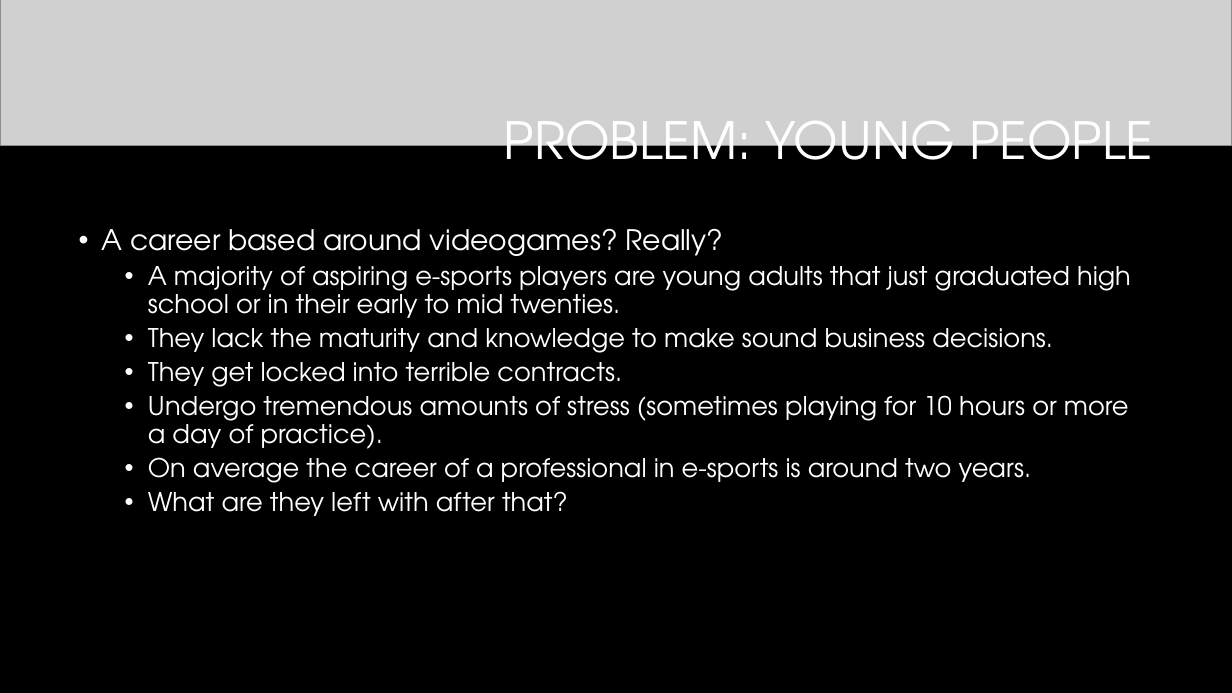
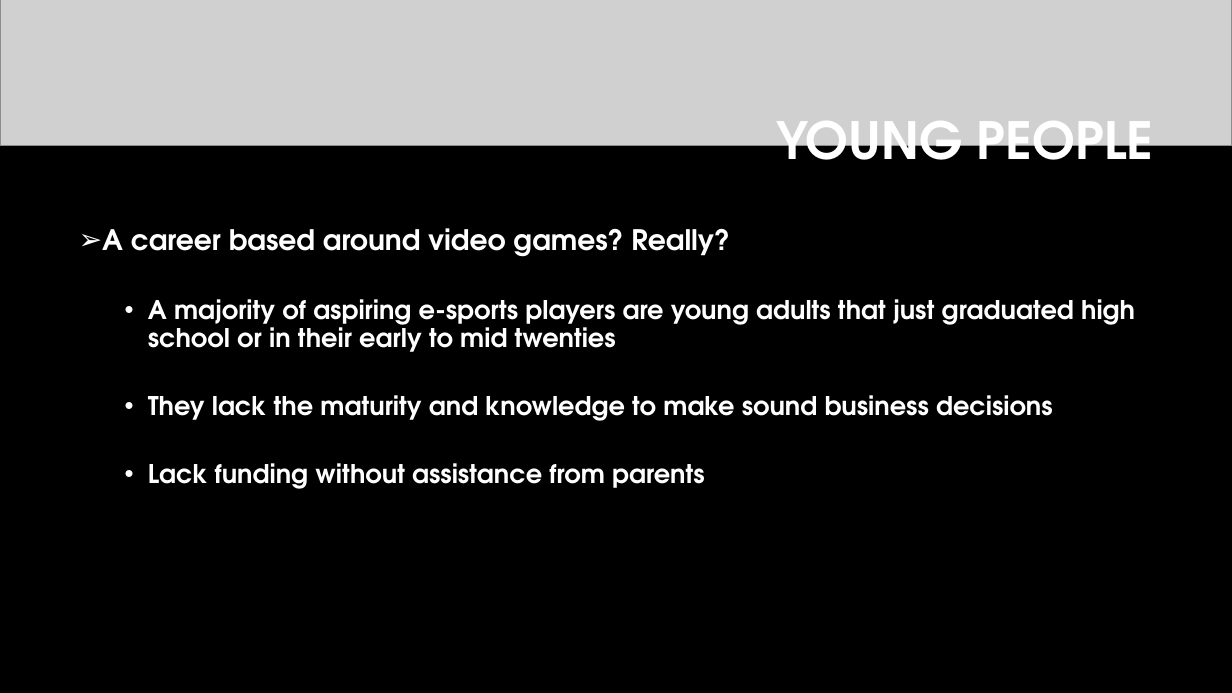
Before and after one commit to vinceleg/lab04_repo, a slide deck: slide 9 of dtc_team16_pitch_presentation.pptx (slide 7 before the commit). Drawn at 1232x693 pixels with LibreOffice and Linux fonts; fonts in the diff are those of the drawing; grey boxes stand for pictures; background and template pictures are left out. Boxes give left, top, right and bottom in pixels: in the first picture for what was removed or moved away, otherwise in the second. Text is boxed around its words. In the diff, an @@ line names an element or a change of style, - is before the commit and + after.

```diff
--- a/dtc_team16_pitch_presentation.pptx
+++ b/dtc_team16_pitch_presentation.pptx
@@ title at (776, 121, 1153, 181): text changed; bold on @@
-PROBLEM: YOUNG PEOPLE
+YOUNG PEOPLE
@@ text at (102, 228, 1135, 489): text changed; bold on @@
-• A career based around videogames? Really?
-  • A majority of aspiring e-sports players are young adults that just graduated high school or in their early to mid twenties.
-  • They lack the maturity and knowledge to make sound business decisions.
-  • They get locked into terrible contracts.
-  • Undergo tremendous amounts of stress (sometimes playing for 10 hours or more a day of practice).
-  • On average the career of a professional in e-sports is around two years.
-  • What are they left with after that?
+➢ A career based around video games? Really?
+  • A majority of aspiring e-sports players are young adults that just graduated high school or in their early to mid twenties
+  • They lack the maturity and knowledge to make sound business decisions
+  • Lack funding without assistance from parents
```
Also in this commit, not shown: 17 other slides changed, 10 slides added, 4 slides removed.
